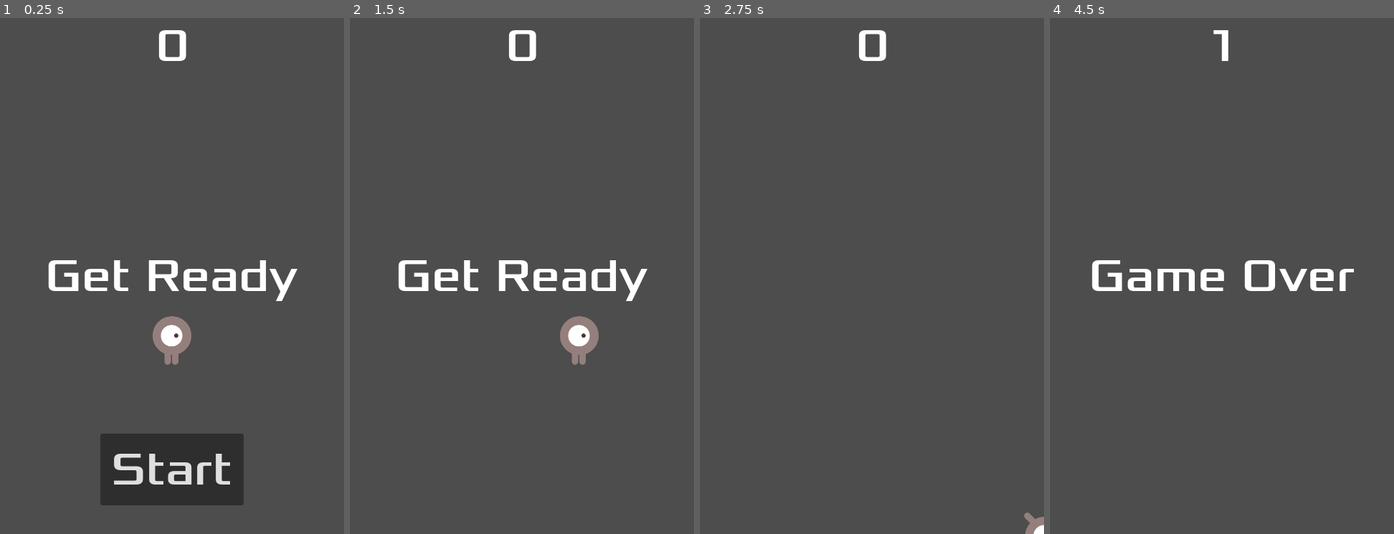
Above: before the commit, frames 1-4 (left to right).
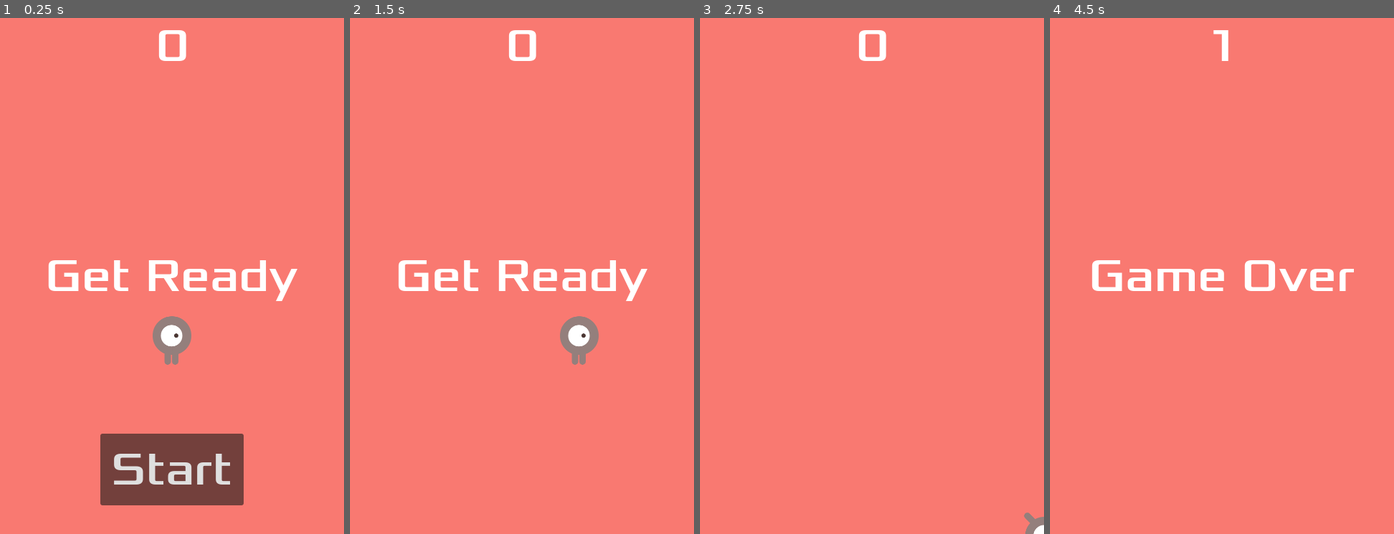
Above: after the commit, the same moments.

Repository: fhcarmona/godot-hub
Game: Godot game, scene res://your_first_2d_game/scenes/main.tscn
Two runs of this game, one before a commit and one after it. Both use one fixed random seed, a clock stepped at 60 frames per second and the inputs below.
Inputs:
- Up to frame 1 (0.25 s): no input
- Up to frame 2 (1.5 s): click "Start" at 0.5 s; tap Enter at 1.25 s; hold Right (move_right) from 1.28 s (still down)
- Up to frame 3 (2.75 s): release Right (move_right) at 2.03 s; hold Down (move_down) from 2.03 s (still down)
- Up to frame 4 (4.5 s): release Down (move_down) at 2.78 s; hold Right (move_right) 2.78-3.53 s; hold Up (move_up) 3.53-4.28 s; hold Left (move_left) from 4.28 s (still down)

The runs differ from the first frame. In frame 1, 97% of the frame differs, in the area x 0-100%, y 0-100%; in frame 2, 98%; in frame 3, 100%; in frame 4, 98%.

Commit message:
Finishing 2D Game

Diff:
--- a/project.godot
+++ b/project.godot
@@ -43,3 +43,8 @@
 "events": [Object(InputEventKey,"resource_local_to_scene":false,"resource_name":"","device":-1,"window_id":0,"alt_press …(195 unchanged characters)…
 ]
 }
+start_game={
+"deadzone": 0.5,
+"events": [Object(InputEventKey,"resource_local_to_scene":false,"resource_name":"","device":-1,"window_id":0,"alt_pressed":false,"shift_pressed":false,"ctrl_pressed":false,"meta_pressed":false,"pressed":false,"keycode":0,"physical_keycode":4194309,"key_label":0,"unicode":0,"location":0,"echo":false,"script":null)
+]
+}
--- a/your_first_2d_game/scenes/hud.tscn
+++ b/your_first_2d_game/scenes/hud.tscn
@@ -1,7 +1,13 @@
-[gd_scene load_steps=3 format=3 uid="uid://bu6dcm5bywv2x"]
+[gd_scene load_steps=5 format=3 uid="uid://bu6dcm5bywv2x"]
 
 [ext_resource type="Script" path="res://your_first_2d_game/scripts/hud.gd" id="1_t1f7b"]
 [ext_resource type="FontFile" uid="uid://b2iejeppa3dp" path="res://your_first_2d_game/fonts/Xolonium-Regular.ttf" id="2_g2tls"]
+
+[sub_resource type="InputEventAction" id="InputEventAction_3pnu0"]
+action = &"start_game"
+
+[sub_resource type="Shortcut" id="Shortcut_1t3m4"]
+events = [SubResource("InputEventAction_3pnu0")]
 
 [node name="HUD" type="CanvasLayer"]
 script = ExtResource("1_t1f7b")
@@ -52,6 +58,7 @@
 grow_vertical = 0
 theme_override_fonts/font = ExtResource("2_g2tls")
 theme_override_font_sizes/font_size = 64
+shortcut = SubResource("Shortcut_1t3m4")
 text = "Start"
 
 [node name="MessageTimer" type="Timer" parent="."]
--- a/your_first_2d_game/scenes/main.tscn
+++ b/your_first_2d_game/scenes/main.tscn
@@ -1,9 +1,11 @@
-[gd_scene load_steps=6 format=3 uid="uid://ck6o14qtp4p3s"]
+[gd_scene load_steps=8 format=3 uid="uid://ck6o14qtp4p3s"]
 
 [ext_resource type="Script" path="res://your_first_2d_game/scripts/main.gd" id="1_2ahoi"]
 [ext_resource type="PackedScene" uid="uid://cve3ci0ongllv" path="res://your_first_2d_game/scenes/player.tscn" id="1_b3jnt"]
 [ext_resource type="PackedScene" uid="uid://bau7ceefjgh55" path="res://your_first_2d_game/scenes/mob.tscn" id="2_ejqbo"]
 [ext_resource type="PackedScene" uid="uid://bu6dcm5bywv2x" path="res://your_first_2d_game/scenes/hud.tscn" id="4_dnbh4"]
+[ext_resource type="AudioStream" uid="uid://ilrdklqgvxal" path="res://your_first_2d_game/art/House In a Forest Loop.ogg" id="5_gv351"]
+[ext_resource type="AudioStream" uid="uid://cp7nwltqk0lx1" path="res://your_first_2d_game/art/gameover.wav" id="6_pu1od"]
 
 [sub_resource type="Curve2D" id="Curve2D_3fbxg"]
 _data = {
@@ -14,6 +16,14 @@
 [node name="Main" type="Node"]
 script = ExtResource("1_2ahoi")
 mob_scene = ExtResource("2_ejqbo")
+
+[node name="ColorRect" type="ColorRect" parent="."]
+anchors_preset = 15
+anchor_right = 1.0
+anchor_bottom = 1.0
+grow_horizontal = 2
+grow_vertical = 2
+color = Color(0.976154, 0.473292, 0.441469, 1)
 
 [node name="Player" parent="." instance=ExtResource("1_b3jnt")]
 
@@ -38,6 +48,12 @@
 
 [node name="HUD" parent="." instance=ExtResource("4_dnbh4")]
 
+[node name="Music" type="AudioStreamPlayer2D" parent="."]
+stream = ExtResource("5_gv351")
+
+[node name="DeathSound" type="AudioStreamPlayer2D" parent="."]
+stream = ExtResource("6_pu1od")
+
 [connection signal="hit" from="Player" to="." method="game_over"]
 [connection signal="timeout" from="MobTimer" to="." method="_on_mob_timer_timeout"]
 [connection signal="timeout" from="ScoreTimer" to="." method="_on_score_timer_timeout"]
--- a/your_first_2d_game/scripts/main.gd
+++ b/your_first_2d_game/scripts/main.gd
@@ -10,6 +10,8 @@
 	$ScoreTimer.stop()
 	$MobTimer.stop()
 	$HUD.show_game_over()
+	$Music.stop()
+	$DeathSound.play()
 
 func new_game():
 	score = 0
@@ -18,6 +20,7 @@
 	$HUD.update_score(score)
 	$HUD.show_message("Get Ready")
 	get_tree().call_group("mobs", "queue_free")
+	$Music.play()
 
 func _on_mob_timer_timeout() -> void:
 	# Create a new instance of the Mob scene.
